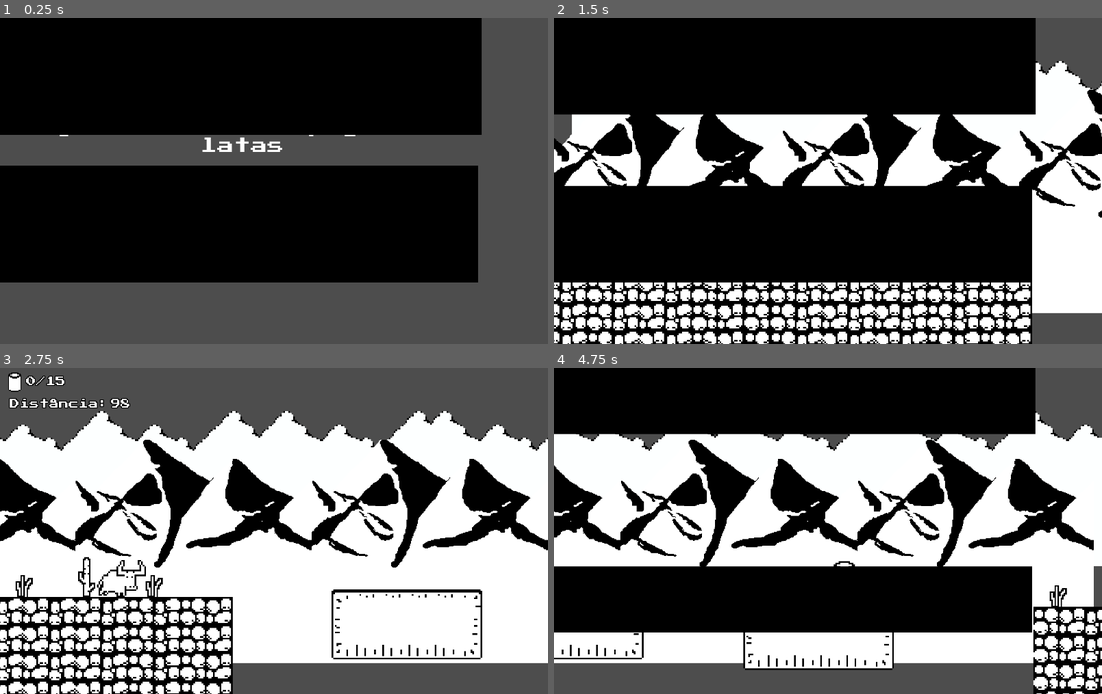
Above: before the commit, frames 1-4 (two rows, left to right).
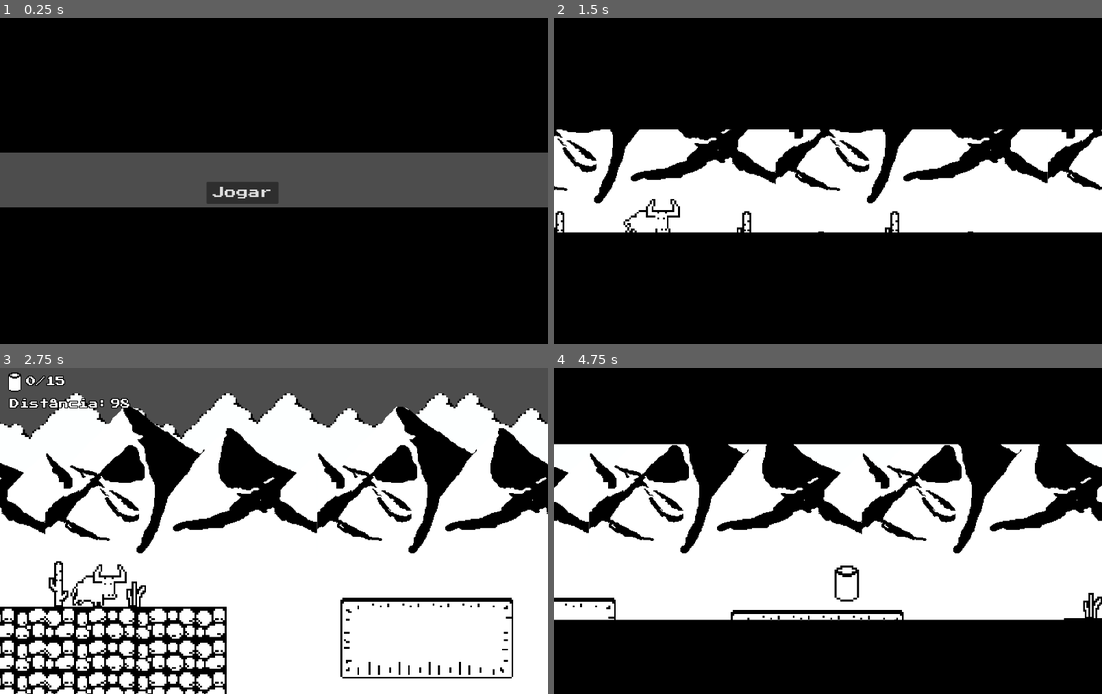
Above: after the commit, the same moments.

Repository: TaubatexasRobotics/new-crazy-bull
Game: Godot game, scene res://scenes/main_menu.tscn
Two runs of this game, one before a commit and one after it. Both use one fixed random seed, a clock stepped at 60 frames per second and the inputs below.
Inputs (mouse positions are in pixels of both pictures, inside the frame that each line leads up to):
- Up to frame 1 (0.25 s): no input
- Up to frame 2 (1.5 s): click "Jogar" at 0.5 s; tap Enter (ui_accept) at 1.25 s; move the mouse to (948, 164) at 1.27 s; click (948, 164) at 1.42 s
- Up to frame 3 (2.75 s): tap Space (jump) at 1.52, 2.27 s; move the mouse to (164, 547) at 2.02 s; click (164, 547) at 2.17 s
- Up to frame 4 (4.75 s): move the mouse to (882, 459) at 2.77 s; click (882, 459) at 2.92 s; move the mouse to (800, 596) at 3.52 s; click (800, 596) at 3.67 s; tap Space (jump) at 3.77, 4.52 s; move the mouse to (992, 579) at 4.27 s; click (992, 579) at 4.42 s

The runs differ from the first frame. In frame 1, 43% of the frame differs, in the area x 0-100%, y 0-100%; in frame 2, 42%; in frame 3, 38%; in frame 4, 54%.

Commit message:
Update resolution for tablet Galaxy A9

Diff:
--- a/scenes/game_over.tscn
+++ b/scenes/game_over.tscn
@@ -1,5 +1,6 @@
 [gd_scene format=3 uid="uid://b50q0pcbf61it"]
 
+[ext_resource type="Script" uid="uid://bny7f553f2dhq" path="res://scripts/game_over.gd" id="1_tbwuq"]
 [ext_resource type="FontFile" uid="uid://tguwnmyouw7x" path="res://assets/fonts/press_start_2p.ttf" id="2_tbwuq"]
 [ext_resource type="PackedScene" uid="uid://cwk3ibh2tsj8y" path="res://scenes/transition.tscn" id="2_wqhvx"]
 
@@ -7,11 +8,12 @@
 font_size = 41
 
 [node name="GameOver" type="CanvasLayer" unique_id=2021997312]
+script = ExtResource("1_tbwuq")
 
 [node name="try_again" type="Label" parent="." unique_id=1888186599]
-offset_left = 256.0
+offset_left = 400.0
 offset_top = 249.0
-offset_right = 897.0
+offset_right = 1041.0
 offset_bottom = 328.0
 theme_override_colors/font_outline_color = Color(0, 0, 0, 1)
 theme_override_constants/line_spacing = 0
@@ -23,9 +25,9 @@
 autowrap_mode = 1
 
 [node name="game_over" type="Label" parent="." unique_id=113191052]
-offset_left = 357.0
+offset_left = 501.0
 offset_top = 162.0
-offset_right = 773.0
+offset_right = 917.0
 offset_bottom = 203.0
 theme_override_colors/font_outline_color = Color(0, 0, 0, 1)
 theme_override_constants/line_spacing = 0
@@ -37,21 +39,24 @@
 autowrap_mode = 1
 
 [node name="yes" type="Button" parent="." unique_id=1056330885]
-offset_left = 309.0
-offset_top = 402.0
-offset_right = 485.0
-offset_bottom = 456.0
+offset_left = 471.0
+offset_top = 498.0
+offset_right = 647.0
+offset_bottom = 552.0
 theme_override_fonts/font = ExtResource("2_tbwuq")
 theme_override_font_sizes/font_size = 29
 text = "Sim"
 
 [node name="no" type="Button" parent="." unique_id=1266227717]
-offset_left = 596.0
-offset_top = 402.0
-offset_right = 772.0
-offset_bottom = 456.0
+offset_left = 758.0
+offset_top = 498.0
+offset_right = 934.0
+offset_bottom = 552.0
 theme_override_fonts/font = ExtResource("2_tbwuq")
 theme_override_font_sizes/font_size = 29
 text = "Não"
 
 [node name="Transition" parent="." unique_id=1016674332 instance=ExtResource("2_wqhvx")]
+
+[connection signal="pressed" from="yes" to="." method="_on_yes_pressed"]
+[connection signal="pressed" from="no" to="." method="_on_no_pressed"]
--- a/scenes/level.tscn
+++ b/scenes/level.tscn
@@ -29,6 +29,7 @@
 
 [node name="Camera2D" type="Camera2D" parent="." unique_id=1014779468]
 position = Vector2(576, 324)
+zoom = Vector2(1.15, 1.15)
 
 [node name="Spawner" type="Marker2D" parent="." unique_id=1411939687]
 position = Vector2(1406, 547)
--- a/scenes/quiz.tscn
+++ b/scenes/quiz.tscn
@@ -11,16 +11,17 @@
 script = ExtResource("1_jng0p")
 
 [node name="question_description" type="Label" parent="." unique_id=2124026387]
-offset_left = 30.0
-offset_top = 128.0
-offset_right = 1086.0
-offset_bottom = 154.0
+offset_left = 10.0
+offset_top = 117.0
+offset_right = 1326.0
+offset_bottom = 143.0
 theme_override_fonts/font = ExtResource("1_36y45")
 theme_override_font_sizes/font_size = 22
 text = "event is InputEventScreenTouch and event.pressed"
+horizontal_alignment = 1
 
 [node name="question" type="Label" parent="." unique_id=113191052]
-offset_left = 376.0
+offset_left = 520.0
 offset_top = 27.0
 offset_right = 852.0
 offset_bottom = 68.0
@@ -31,12 +32,13 @@
 theme_override_font_sizes/font_size = 53
 text = "Pergunta"
 label_settings = SubResource("LabelSettings_jng0p")
+horizontal_alignment = 1
 autowrap_mode = 1
 
 [node name="option_a" type="Button" parent="." unique_id=1882787954]
 offset_left = 64.0
 offset_top = 233.0
-offset_right = 1119.0
+offset_right = 1306.0
 offset_bottom = 311.0
 theme_override_fonts/font = ExtResource("1_36y45")
 theme_override_font_sizes/font_size = 29
@@ -45,7 +47,7 @@
 [node name="option_b" type="Button" parent="." unique_id=953001501]
 offset_left = 65.0
 offset_top = 323.0
-offset_right = 1112.0
+offset_right = 1308.0
 offset_bottom = 401.0
 theme_override_fonts/font = ExtResource("1_36y45")
 theme_override_font_sizes/font_size = 29
@@ -54,7 +56,7 @@
 [node name="option_c" type="Button" parent="." unique_id=1009183529]
 offset_left = 61.0
 offset_top = 416.0
-offset_right = 1118.0
+offset_right = 1303.0
 offset_bottom = 494.0
 theme_override_fonts/font = ExtResource("1_36y45")
 theme_override_font_sizes/font_size = 29
@@ -63,10 +65,15 @@
 [node name="option_d" type="Button" parent="." unique_id=785522649]
 offset_left = 60.0
 offset_top = 518.0
-offset_right = 1125.0
+offset_right = 1303.0
 offset_bottom = 596.0
 theme_override_fonts/font = ExtResource("1_36y45")
 theme_override_font_sizes/font_size = 29
 text = "D."
 
 [node name="Transition" parent="." unique_id=1016674332 instance=ExtResource("3_2fkxq")]
+
+[connection signal="pressed" from="option_a" to="." method="_on_option_a_pressed"]
+[connection signal="pressed" from="option_b" to="." method="_on_option_b_pressed"]
+[connection signal="pressed" from="option_c" to="." method="_on_option_c_pressed"]
+[connection signal="pressed" from="option_d" to="." method="_on_option_d_pressed"]
--- a/scenes/transition.tscn
+++ b/scenes/transition.tscn
@@ -14,7 +14,7 @@
 "times": PackedFloat32Array(0),
 "transitions": PackedFloat32Array(1),
 "update": 0,
-"values": [Vector2(1179, 374)]
+"values": [Vector2(1373.0121, 542.90454)]
 }
 tracks/1/type = "value"
 tracks/1/imported = false
@@ -26,7 +26,31 @@
 "times": PackedFloat32Array(0),
 "transitions": PackedFloat32Array(1),
 "update": 0,
-"values": [Vector2(1179, 374)]
+"values": [Vector2(1366, 436)]
+}
+tracks/2/type = "value"
+tracks/2/imported = false
+tracks/2/enabled = true
+tracks/2/path = NodePath("down:position")
+tracks/2/interp = 1
+tracks/2/loop_wrap = true
+tracks/2/keys = {
+"times": PackedFloat32Array(0),
+"transitions": PackedFloat32Array(1),
+"update": 0,
+"values": [Vector2(1363.0121, 817.90454)]
+}
+tracks/3/type = "value"
+tracks/3/imported = false
+tracks/3/enabled = true
+tracks/3/path = NodePath("up:position")
+tracks/3/interp = 1
+tracks/3/loop_wrap = true
+tracks/3/keys = {
+"times": PackedFloat32Array(0),
+"transitions": PackedFloat32Array(1),
+"update": 0,
+"values": [Vector2(0, 0)]
 }
 
 [sub_resource type="Animation" id="Animation_f0i4t"]
@@ -41,7 +65,7 @@
 "times": PackedFloat32Array(0, 1),
 "transitions": PackedFloat32Array(1, 1),
 "update": 0,
-"values": [Vector2(1179, 374), Vector2(1189, 0)]
+"values": [Vector2(1377.5773, 460.73474), Vector2(1377.5773, 0)]
 }
 tracks/1/type = "value"
 tracks/1/imported = false
@@ -53,7 +77,31 @@
 "times": PackedFloat32Array(0, 1),
 "transitions": PackedFloat32Array(1, 1),
 "update": 0,
-"values": [Vector2(1179, 374), Vector2(1176, 0)]
+"values": [Vector2(1368, 431), Vector2(1368, 0)]
+}
+tracks/2/type = "value"
+tracks/2/imported = false
+tracks/2/enabled = true
+tracks/2/path = NodePath("down:position")
+tracks/2/interp = 1
+tracks/2/loop_wrap = true
+tracks/2/keys = {
+"times": PackedFloat32Array(0),
+"transitions": PackedFloat32Array(1),
+"update": 0,
+"values": [Vector2(1363.0121, 817.90454)]
+}
+tracks/3/type = "value"
+tracks/3/imported = false
+tracks/3/enabled = true
+tracks/3/path = NodePath("up:position")
+tracks/3/interp = 1
+tracks/3/loop_wrap = true
+tracks/3/keys = {
+"times": PackedFloat32Array(0),
+"transitions": PackedFloat32Array(1),
+"update": 0,
+"values": [Vector2(0, 0)]
 }
 
 [sub_resource type="AnimationLibrary" id="AnimationLibrary_px735"]
@@ -67,15 +115,15 @@
 script = ExtResource("1_rerct")
 
 [node name="up" type="ColorRect" parent="." unique_id=681281166]
-offset_right = 1179.0
-offset_bottom = 374.0
+offset_right = 1366.0
+offset_bottom = 436.0
 color = Color(0, 0, 0, 1)
 
 [node name="down" type="ColorRect" parent="." unique_id=3611063]
-offset_left = 1169.0
-offset_top = 649.0
-offset_right = 2348.0
-offset_bottom = 1023.0
+offset_left = 1363.0121
+offset_top = 817.90454
+offset_right = 2736.0242
+offset_bottom = 1360.8091
 rotation = 3.1415927
 color = Color(0, 0, 0, 1)
 
--- a/scenes/ui.tscn
+++ b/scenes/ui.tscn
@@ -9,7 +9,7 @@
 
 [sub_resource type="StyleBoxEmpty" id="StyleBoxEmpty_x4jx1"]
 
-[node name="Ui" type="CanvasLayer" unique_id=1794584737]
+[node name="UI" type="CanvasLayer" unique_id=1794584737]
 script = ExtResource("1_yev5y")
 
 [node name="CanCounter" type="Label" parent="." unique_id=334228094]
Binary file changed: sprites/mountain.png
